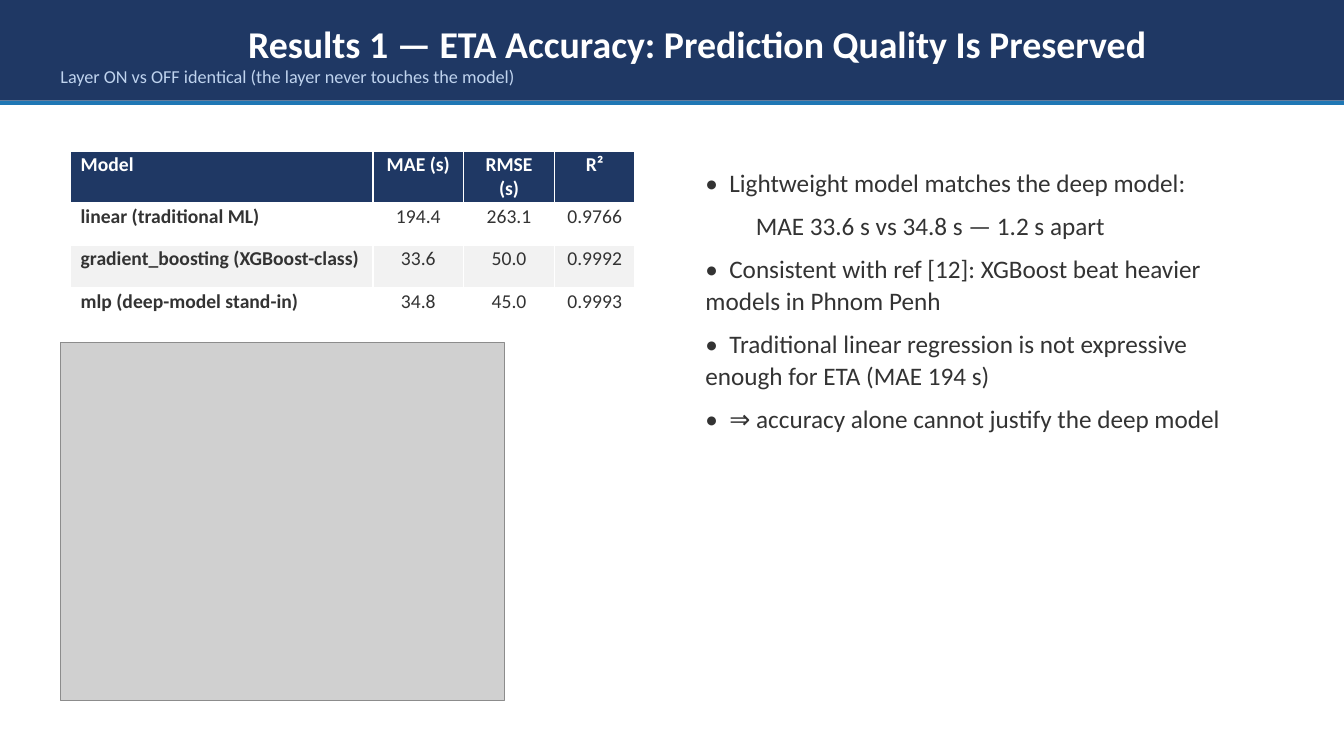
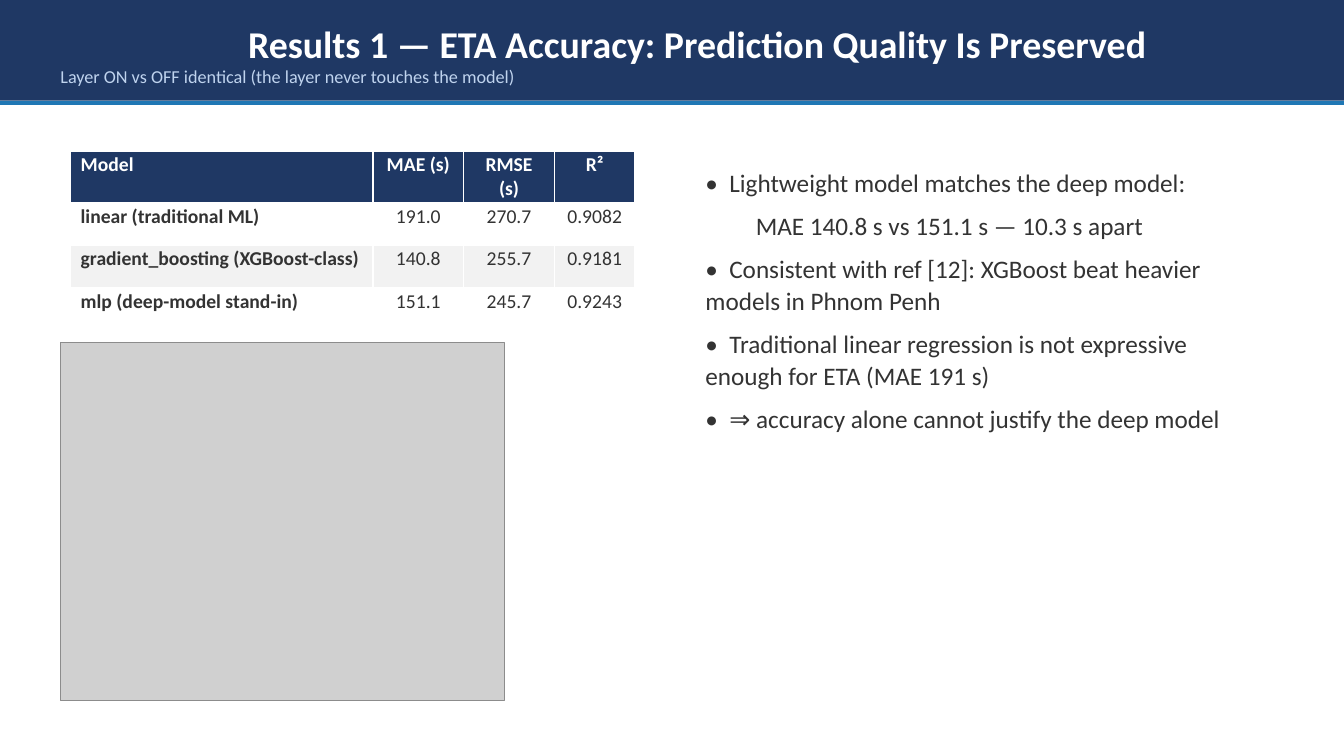
Before and after one commit to elan026/research_experiment, a slide deck: slide 7 of presentation/Guideline_Layer_PoC.pptx. Drawn at 1344x756 pixels with LibreOffice and Linux fonts; fonts in the diff are those of the drawing; grey boxes stand for pictures. Boxes give left, top, right and bottom in pixels: in the first picture for what was removed or moved away, otherwise in the second. Text is boxed around its words. In the diff, an @@ line names an element or a change of style, - is before the commit and + after.

```diff
--- a/presentation/Guideline_Layer_PoC.pptx
+++ b/presentation/Guideline_Layer_PoC.pptx
@@ table at box(71, 151, 635, 321) @@
-row 2: linear (traditional ML) | 194.4 | 263.1 | 0.9766
+row 2: linear (traditional ML) | 191.0 | 270.7 | 0.9082
-row 3: gradient_boosting (XGBoost-class) | 33.6 | 50.0 | 0.9992
+row 3: gradient_boosting (XGBoost-class) | 140.8 | 255.7 | 0.9181
-row 4: mlp (deep-model stand-in) | 34.8 | 45.0 | 0.9993
+row 4: mlp (deep-model stand-in) | 151.1 | 245.7 | 0.9243
@@ text at box(756, 218, 1143, 239): text changed @@
-  MAE 33.6 s vs 34.8 s — 1.2 s apart
+  MAE 140.8 s vs 151.1 s — 10.3 s apart
@@ text at box(705, 335, 1187, 390): text changed @@
-• Traditional linear regression is not expressive enough for ETA (MAE 194 s)
+• Traditional linear regression is not expressive enough for ETA (MAE 191 s)
```
Also in this commit, not shown: 3 other slides changed, 6 other files.
